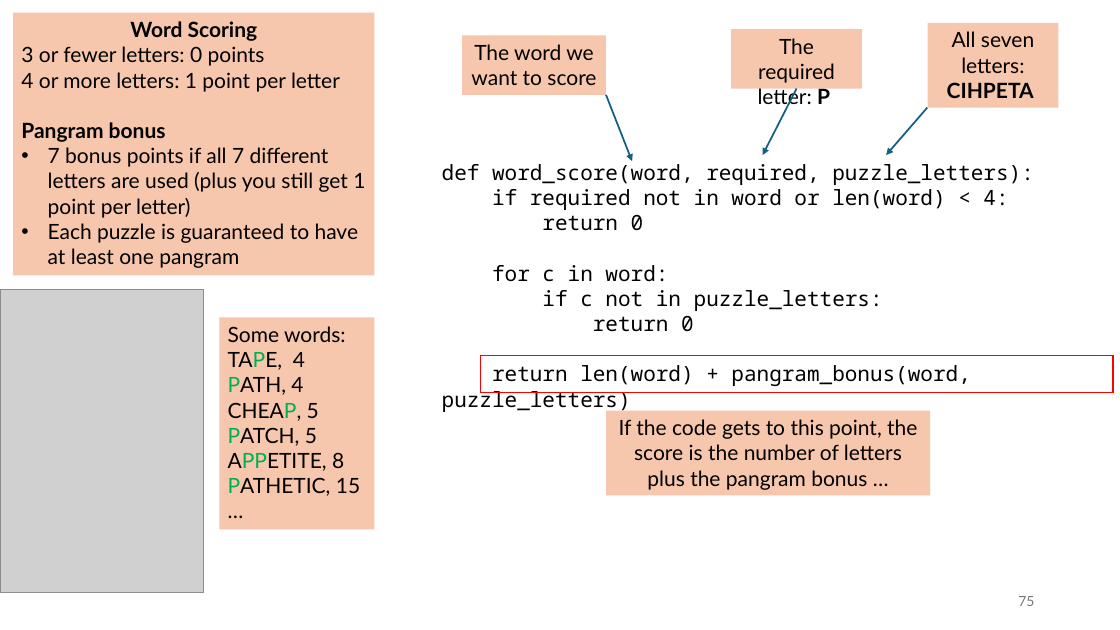
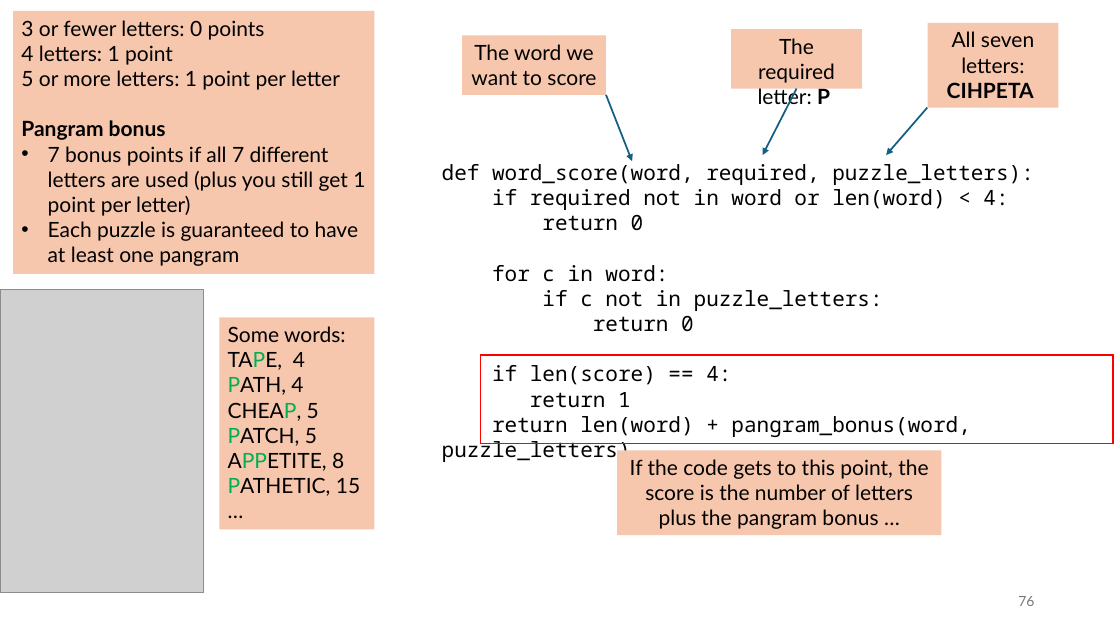
Before and after one commit to tjd1234/cmpt120spring2026, a slide deck: slide 76 of lecture_notes/chapter7/chapter7.pptx (slide 75 before the commit). Drawn at 1120x630 pixels with LibreOffice and Linux fonts; fonts in the diff are those of the drawing; grey boxes stand for pictures. Boxes give left, top, right and bottom in pixels: in the first picture for what was removed or moved away, otherwise in the second. Text is boxed around its words. In the diff, an @@ line names an element or a change of style, - is before the commit and + after.

```diff
--- a/lecture_notes/chapter7/chapter7.pptx
+++ b/lecture_notes/chapter7/chapter7.pptx
@@ text in rectangle at (130,21,258,41): paragraph removed @@
-Word Scoring
@@ text in rectangle at (21,45,340,90): text changed @@
-4 or more letters: 1 point per letter
+4 letters: 1 point
+5 or more letters: 1 point per letter
@@ rectangle: place and size @@
-rectangle at (481,355,1113,392)
+rectangle at (481,355,1113,444)
@@ text at (492,365,731,408): paragraph added @@
+if len(score) == 4:
+return 1
@@ rectangle "If the code gets to ...": place and size @@
-rectangle "If the code gets to ..." at (606,411,930,496)
+rectangle "If the code gets to ..." at (618,450,942,535)
@@ page number at (1018,596,1034,606): text changed @@
-75
+76
```
Also in this commit, not shown: 22 other slides changed, 1 slide added.
